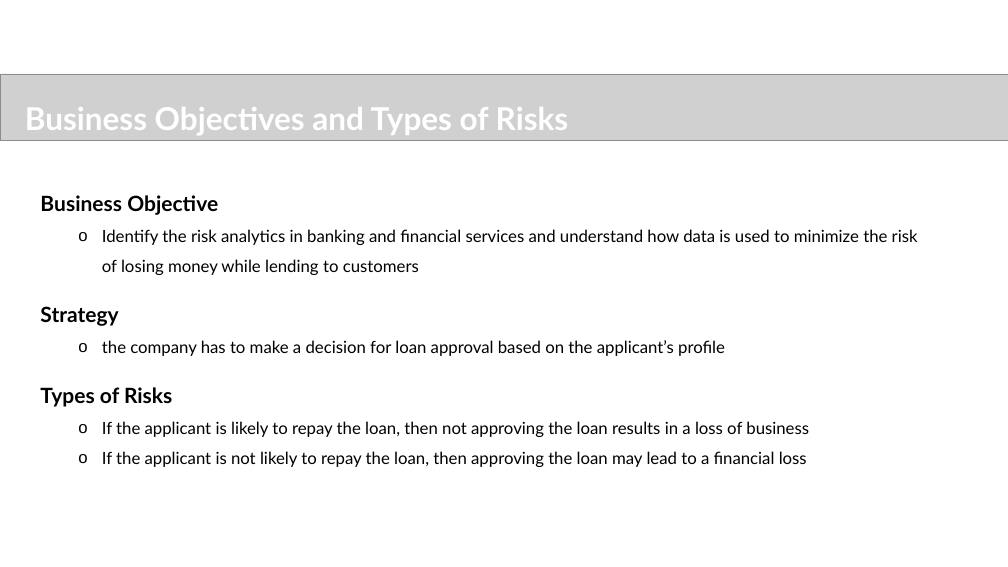
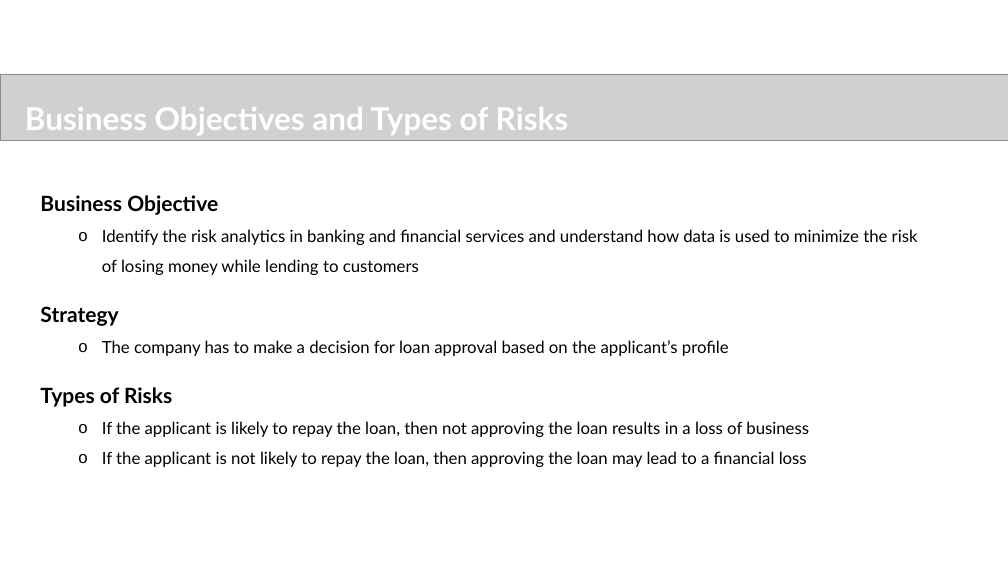
Before and after one commit to sureshballa/data-science-projects, a slide deck: slide 2 of Gramenar-case-study/FayizMayamVeettil_DDA1730041_main.pptx. Drawn at 1008x567 pixels with LibreOffice and Linux fonts; fonts in the diff are those of the drawing; grey boxes stand for pictures; background and template pictures are left out. Boxes give left, top, right and bottom in pixels: in the first picture for what was removed or moved away, otherwise in the second. Text is boxed around its words. In the diff, an @@ line names an element or a change of style, - is before the commit and + after.

```diff
--- a/Gramenar-case-study/FayizMayamVeettil_DDA1730041_main.pptx
+++ b/Gramenar-case-study/FayizMayamVeettil_DDA1730041_main.pptx
@@ text at box(102, 340, 729, 356): text changed @@
-  o the company has to make a decision for loan approval based on the applicant’s profile
+  o The company has to make a decision for loan approval based on the applicant’s profile
```
Also in this commit, not shown: 2 other slides changed.
